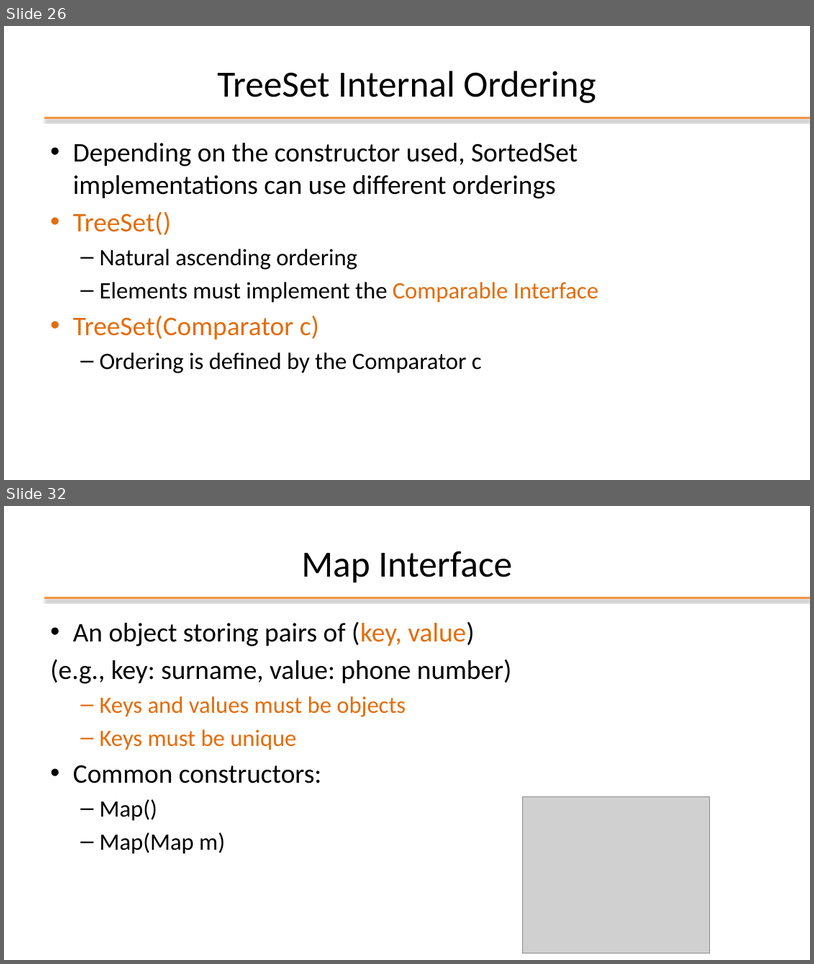
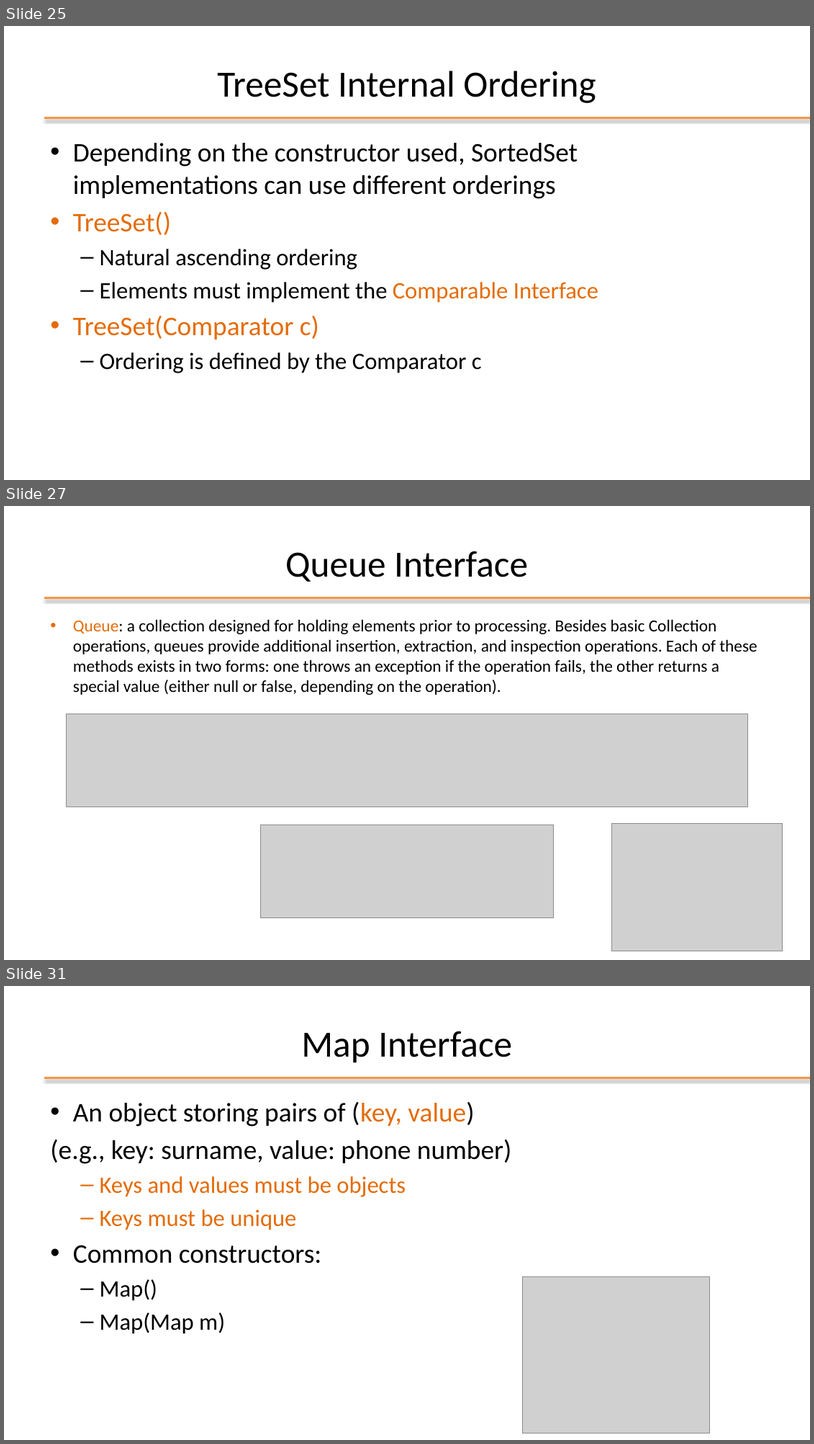
Before and after one commit to nbicocchi/learn-java-core, a slide deck: assets/slides/E4 - Java Data Structures.pptx. Shown one above the other, each under a label of ours: slides 26 and 32 before the commit, slides 25, 27 and 31 after it; the slides between them are not shown. The pictures are 814x964 and 814x1444 pixels, drawn with LibreOffice and Linux fonts; fonts in the diff are those of the drawing; grey boxes stand for pictures; background and template pictures are left out. Boxes give left, top, right and bottom in pixels: in the first picture for what was removed or moved away, otherwise in the second. Text is boxed around its words. In the diff, an @@ line names an element or a change of style, - is before the commit and + after.

```diff
--- a/assets/slides/E4 - Java Data Structures.pptx
+++ b/assets/slides/E4 - Java Data Structures.pptx
@@ slide 27 added at bbox=[4, 506, 810, 960], background #FFFFFF; not listed: 1 template element that a slide beside it also shows @@
@@ title added at bbox=[286, 551, 528, 582], 44 pt, text #000000 @@
+Queue Interface
@@ text added at bbox=[73, 619, 757, 695], 20 pt, text #000000 @@
+• Queue: a collection designed for holding elements prior to processing. Besides basic Collection operations, queues provide additional insertion, extraction, and inspection operations. Each of these methods exists in two forms: one throws an exception if the operation fails, the other returns a special value (either null or false, depending on the operation).
@@ picture added at bbox=[67, 714, 748, 807] @@
@@ picture added at bbox=[260, 825, 554, 917] @@
@@ picture added at bbox=[612, 823, 783, 951] @@
@@ what was slide 26 is now slide 25 @@
@@ what was slide 32 is now slide 31 @@
```
Also in this commit, not shown: 7 slides changed, 3 other slides added, 6 slides removed, 1 other file.
